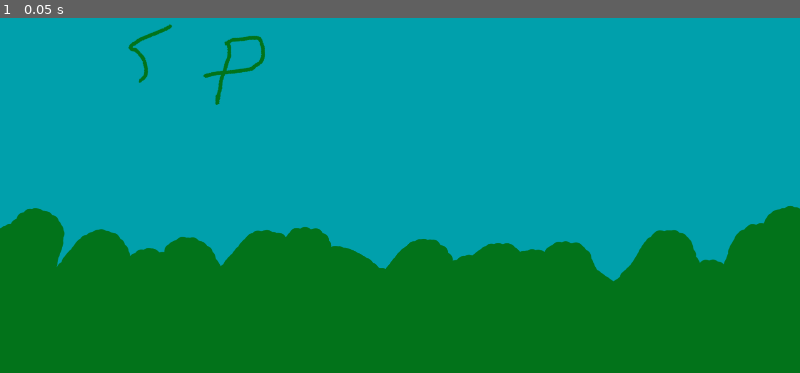
Above: before the commit, frame 1.
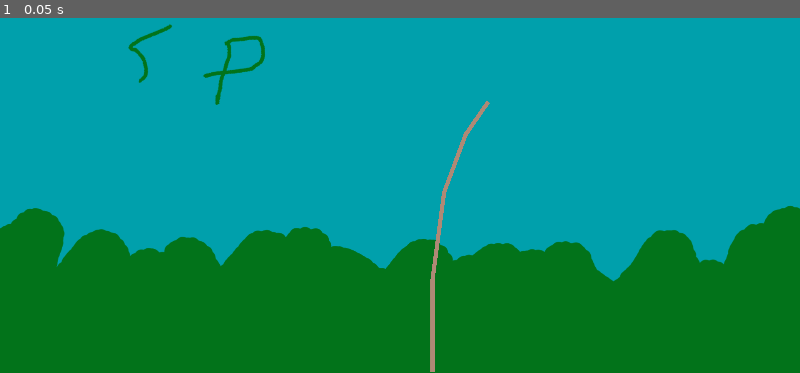
Above: after the commit, the same moment.

Repository: jadicodes/usitcc-hackathon-2025
Game: Godot game, scene res://game.tscn
The game is run twice, just before and just after one commit, with the same random seed, the same clock (stepped at 60 frames per second) and the same inputs.
Inputs:
- Up to frame 1 (0.05 s): no input

The runs differ from the first frame. In frame 1, 0.4% of the frame differs, in the area x 53-62%, y 23-100%.
Error after the commit: Parse Error: Function "get_point_count()" not found in base self. (res://minigames/stickbending.gd:18)

Commit message:
Add Line2D to stickbending

Diff:
--- a/project/game.tscn
+++ b/project/game.tscn
@@ -2,7 +2,7 @@
 
 [ext_resource type="PackedScene" uid="uid://ldhe0icymy6i" path="res://map/map.tscn" id="1_80nbo"]
 [ext_resource type="Script" uid="uid://cd6xt1ytge5pi" path="res://game.gd" id="1_feb5d"]
-[ext_resource type="PackedScene" uid="uid://cifgs3i3jii8o" path="res://stage.tscn" id="2_e2o6t"]
+[ext_resource type="PackedScene" uid="uid://cifgs3i3jii8o" path="res://minigames/stage.tscn" id="2_e2o6t"]
 
 [node name="Game" type="Control"]
 layout_mode = 3
--- /dev/null
+++ b/project/minigames/stage.tscn
@@ -0,0 +1,15 @@
+[gd_scene load_steps=4 format=3 uid="uid://cifgs3i3jii8o"]
+
+[ext_resource type="Script" uid="uid://b0iy3jrwn0vy1" path="res://minigames/stage.gd" id="1_6eo5e"]
+[ext_resource type="Texture2D" uid="uid://k7fkmievghne" path="res://villages/springfield_background.png" id="2_aees8"]
+[ext_resource type="PackedScene" uid="uid://dsguvrqe37tti" path="res://minigames/stickbending.tscn" id="3_ixb0x"]
+
+[node name="Stage" type="Node2D"]
+script = ExtResource("1_6eo5e")
+
+[node name="Background" type="TextureRect" parent="."]
+offset_right = 40.0
+offset_bottom = 40.0
+texture = ExtResource("2_aees8")
+
+[node name="Stickbending" parent="." instance=ExtResource("3_ixb0x")]
--- /dev/null
+++ b/project/minigames/stickbending.gd
@@ -0,0 +1,19 @@
+extends Node2D
+
+
+func _process(_delta):
+	var point_count = $Stick.get_point_count()
+
+	var mouse_pos = get_global_mouse_position()
+	$Stick.set_point_position(0, mouse_pos)
+	for point_index in point_count:
+		if point_index == 0:
+			continue
+		var current_point_pos: Vector2 = $Stick.get_point_position(point_index)
+		var next_point_pos: Vector2 = $Stick.get_point_position(point_index + 1)
+		$Stick.set_point_position(point_index, next_point_pos - current_point_pos)
+
+
+func _draw():
+	for point_index in get_point_count():
+		pass
--- /dev/null
+++ b/project/minigames/stickbending.tscn
@@ -0,0 +1,12 @@
+[gd_scene load_steps=2 format=3 uid="uid://dsguvrqe37tti"]
+
+[ext_resource type="Script" uid="uid://w6gkttdq4spo" path="res://minigames/stickbending.gd" id="1_of5jb"]
+
+[node name="Stickbending" type="Node2D"]
+script = ExtResource("1_of5jb")
+
+[node name="Stick" type="Line2D" parent="."]
+position = Vector2(1059, 686)
+points = PackedVector2Array(113, -257, 59, -179, 7, -40, -21, 170, -21, 392)
+default_color = Color(0.685742, 0.536419, 0.459867, 1)
+joint_mode = 2
--- a/project/stage.tscn
+++ /dev/null
@@ -1,12 +0,0 @@
-[gd_scene load_steps=3 format=3 uid="uid://cifgs3i3jii8o"]
-
-[ext_resource type="Script" uid="uid://b0iy3jrwn0vy1" path="res://stage.gd" id="1_6eo5e"]
-[ext_resource type="Texture2D" uid="uid://k7fkmievghne" path="res://villages/springfield_background.png" id="2_aees8"]
-
-[node name="Stage" type="Node2D"]
-script = ExtResource("1_6eo5e")
-
-[node name="Background" type="TextureRect" parent="."]
-offset_right = 40.0
-offset_bottom = 40.0
-texture = ExtResource("2_aees8")
Renamed: project/stage.gd -> project/minigames/stage.gd
Renamed: project/stage.gd.uid -> project/minigames/stage.gd.uid
Not shown, added: project/minigames/stickbending.gd.uid
